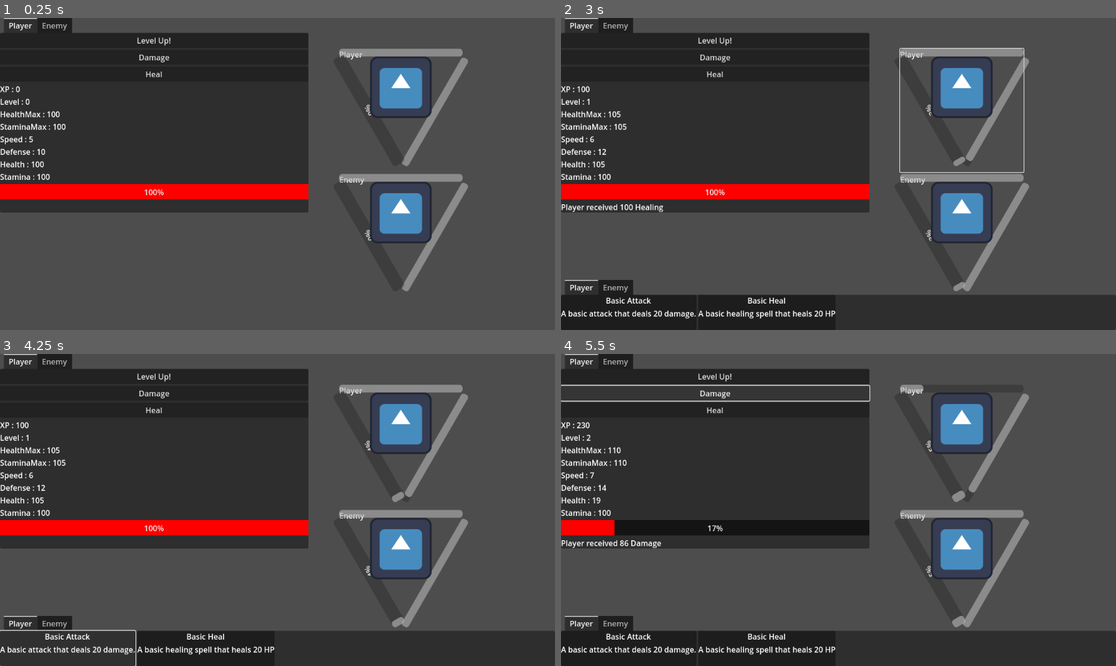
Above: before the commit, frames 1-4 (two rows, left to right).
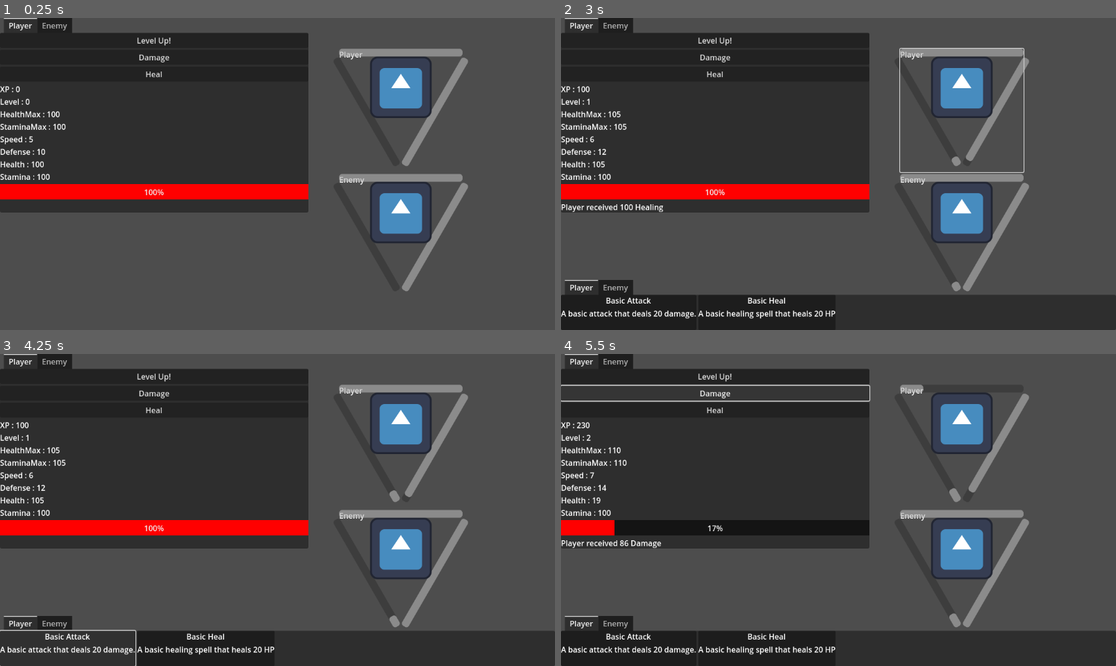
Above: after the commit, the same moments.

Repository: Smileanimations/Big-Buffoon-s-Bozo-Adventure
Game: Godot game, scene res://scenes/FightTest.tscn
Same seed, same stepped clock (60 frames per second), same inputs: the game is played once before the commit and once after it. The engine's default icon, where the game draws it, is replaced by a stand-in: a white triangle on a blue panel in a dark square.
Inputs (mouse positions are in pixels of both pictures, inside the frame that each line leads up to):
- Up to frame 1 (0.25 s): no input
- Up to frame 2 (3 s): click "Level Up!" at 0.5 s; click "Damage" at 1.25 s; click "Heal" at 2 s; click (960, 111) at 2.77 s
- Up to frame 3 (4.25 s): click (66, 647) at 3.52 s
- Up to frame 4 (5.5 s): click "Level Up!" at 4.25 s; click "Damage" at 5 s

The runs differ from the first frame. In frame 1, less than 0.1% of the frame differs, in the area x 61-73%, y 11-87%; in frame 2, 0.1%; in frame 3, 0.1%; in frame 4, 0.2%.

Commit message:
yyayy! Rock you!

Diff:
--- a/characters/template/hud/HUDTemplate.tscn
+++ b/characters/template/hud/HUDTemplate.tscn
@@ -32,6 +32,7 @@
 offset_bottom = 16.0
 rotation = -2.0944
 pivot_offset = Vector2(256, 16)
+show_percentage = false
 
 [node name="ParryTimer" type="Timer" parent="."]
 
--- a/characters/template/hud/hudTemplate.gd
+++ b/characters/template/hud/hudTemplate.gd
@@ -27,8 +27,12 @@
 	stamBar.max_value  = stats["StaminaMax"]
 	stamBar.value = stats["Stamina"]
 # Update Parry bar
-	parryBar.max_value  = 100
+
+
 
 #adds a point every second!
 func _on_parry_timer_timeout():
-	parryBar.value += 1
+	parryBar.value += 2
+	if	parryBar.value == parryBar.max_value:
+		parryBar.max_value * 1.2
+		parryBar.value = 0
